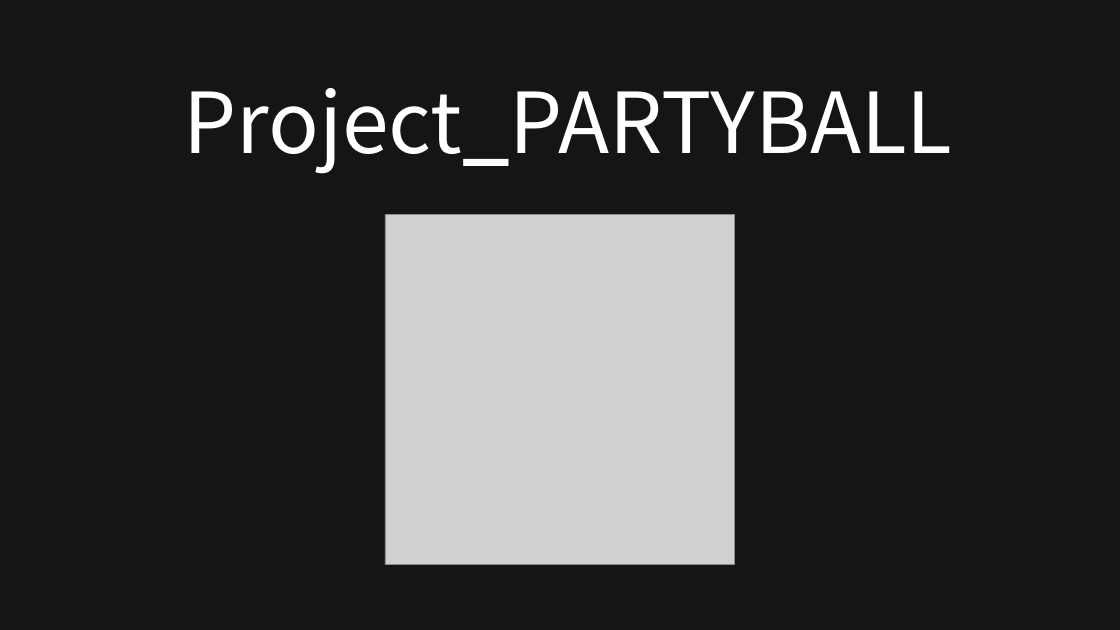
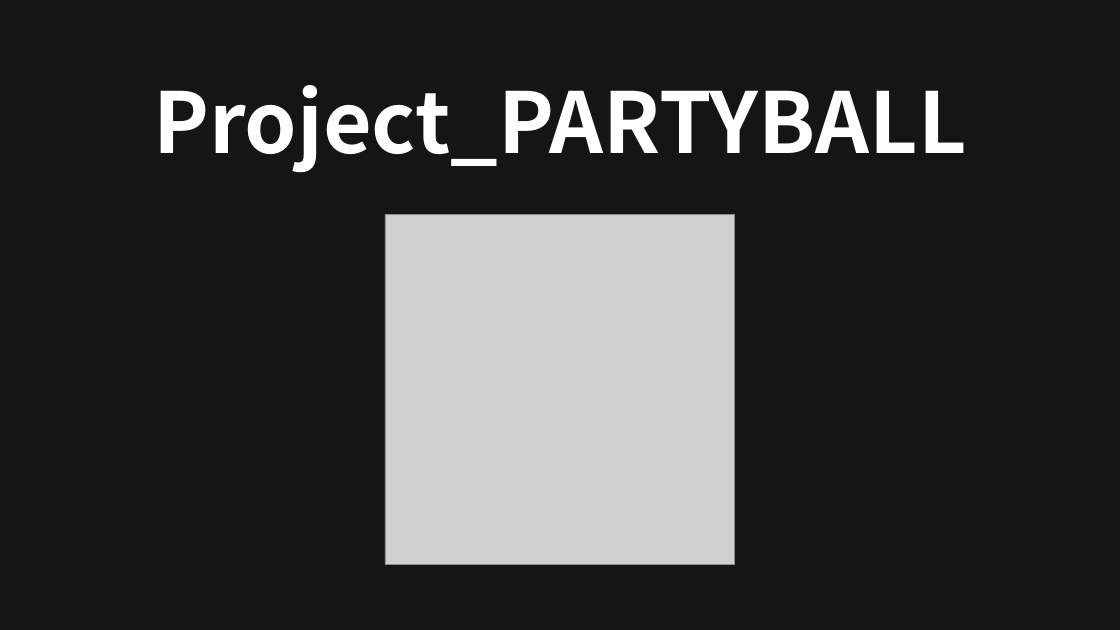
Before and after one commit to kjpark102312/Jagu_Agis, a slide deck: slide 1 of Presentation/AGIS 발표자료.pptx. Drawn at 1120x630 pixels with LibreOffice and Linux fonts; fonts in the diff are those of the drawing; grey boxes stand for pictures; background and template pictures are left out; a plain dark background stands for a picture behind light text. Boxes give left, top, right and bottom in pixels: in the first picture for what was removed or moved away, otherwise in the second. Text is boxed around its words. In the diff, an @@ line names an element or a change of style, - is before the commit and + after.

```diff
--- a/Presentation/AGIS 발표자료.pptx
+++ b/Presentation/AGIS 발표자료.pptx
@@ text "Project_PARTYBALL": place and size @@
-text "Project_PARTYBALL" at [183,88,952,174]
+text "Project_PARTYBALL" at [153,85,967,173]
@@ text "Project_PARTYBALL" at [153,85,967,173]: bold on @@
```
Also in this commit, not shown: 4 other slides changed, 1 other file.
